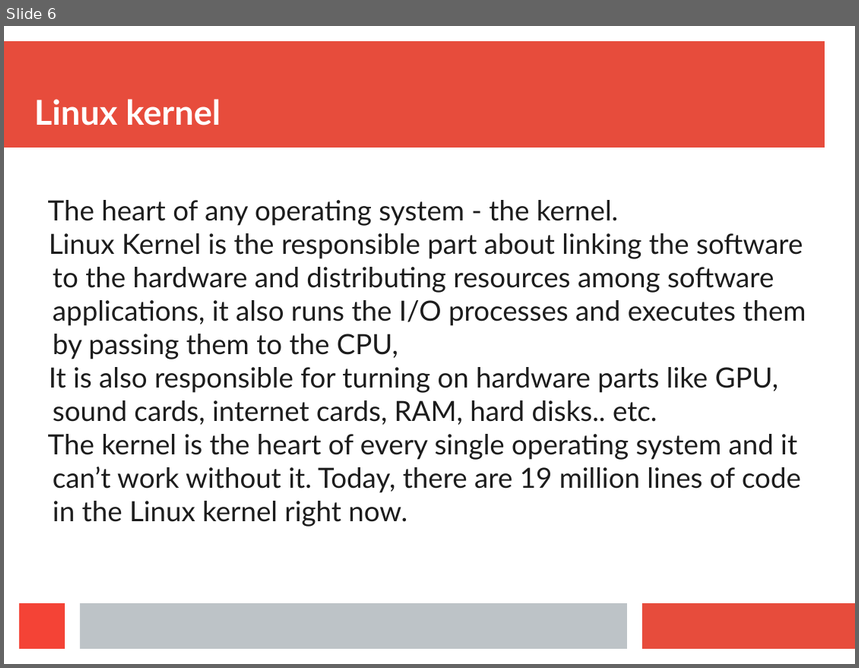
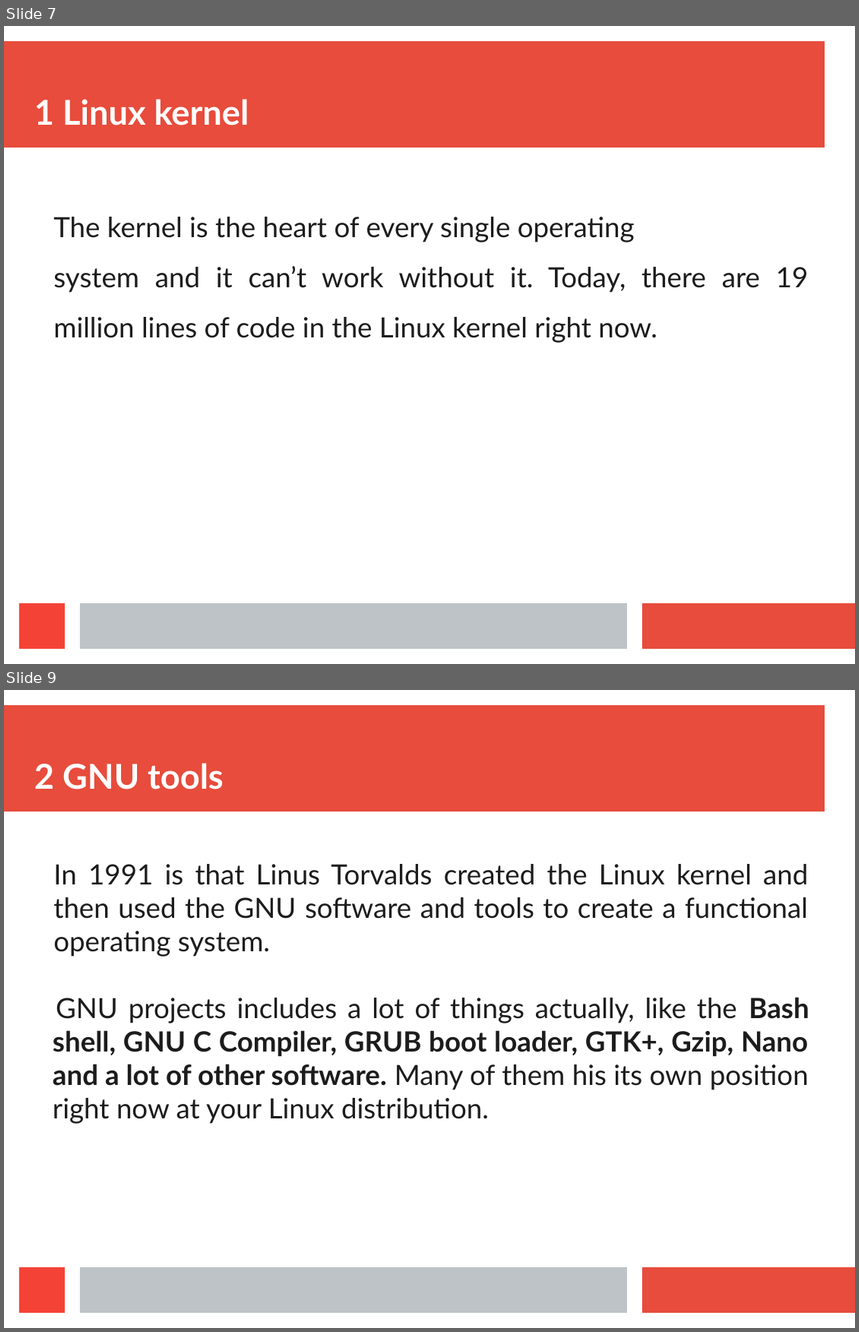
Before and after one commit to anand-k/EmbeddedSw, a slide deck: Learn_Linux/Components_linux_distro.pptx. Shown one above the other, each under a label of ours: slide 6 before the commit, slides 7 and 9 after it; the slides between them are not shown. The pictures are 859x668 and 859x1332 pixels, drawn with LibreOffice and Linux fonts; fonts in the diff are those of the drawing. Boxes give left, top, right and bottom in pixels: in the first picture for what was removed or moved away, otherwise in the second. Text is boxed around its words. In the diff, an @@ line names an element or a change of style, - is before the commit and + after.

Commit message:
Components of a Linux distro ppt

```diff
--- a/Learn_Linux/Components_linux_distro.pptx
+++ b/Learn_Linux/Components_linux_distro.pptx
@@ slide 9 added at <box>4,690,855,1328</box>, background #FFFFFF; not listed: 4 template elements that a slide beside it also shows @@
@@ text added at <box>34,763,224,790</box>, 32 pt, text #FFFFFF, bold @@
+2 GNU tools
@@ text added at <box>53,864,809,1124</box>, 26 pt, text #1C1C1C @@
+In 1991 is that Linus Torvalds created the Linux kernel and then used the GNU software and tools to create a functional operating system.
+GNU projects includes a lot of things actually, like the Bash shell, GNU C Compiler, GRUB boot loader, GTK+, Gzip, Nano and a lot of other software. Many of them his its own position right now at your Linux distribution.
@@ what was slide 6 is now slide 7 @@
@@ slide 7 changed as well @@
@@ text at <box>34,99,249,126</box>: text changed @@
-Linux kernel
+1 Linux kernel
@@ text at <box>53,217,809,343</box>: text changed @@
-The heart of any operating system - the kernel.
-Linux Kernel is the responsible part about linking the software to the hardware and distributing resources among software applications, it also runs the I/O processes and executes them by passing them to the CPU,
-It is also responsible for turning on hardware parts like GPU, sound cards, internet cards, RAM, hard disks.. etc.
-The kernel is the heart of every single operating system and it can’t work without it. Today, there are 19 million lines of code in the Linux kernel right now.
+The kernel is the heart of every single operating
+system and it can’t work without it. Today, there are 19 million lines of code in the Linux kernel right now.
```
Also in this commit, not shown: 7 other slides changed, 16 other slides added, 1 slide removed.
